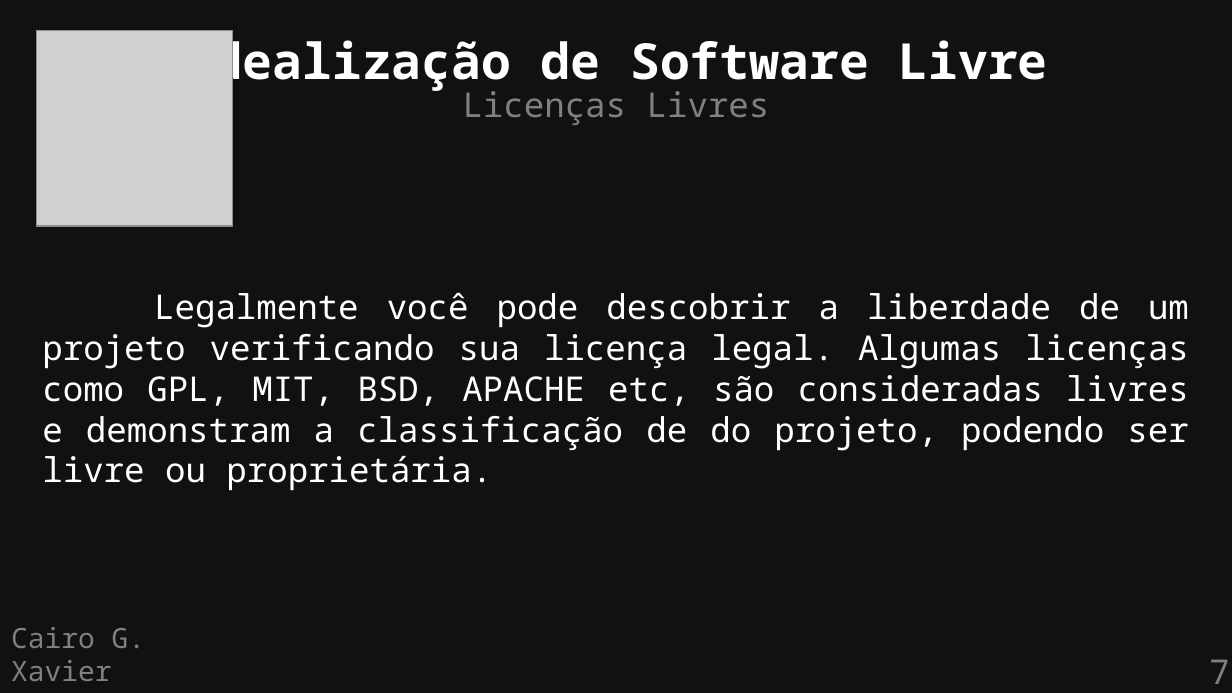
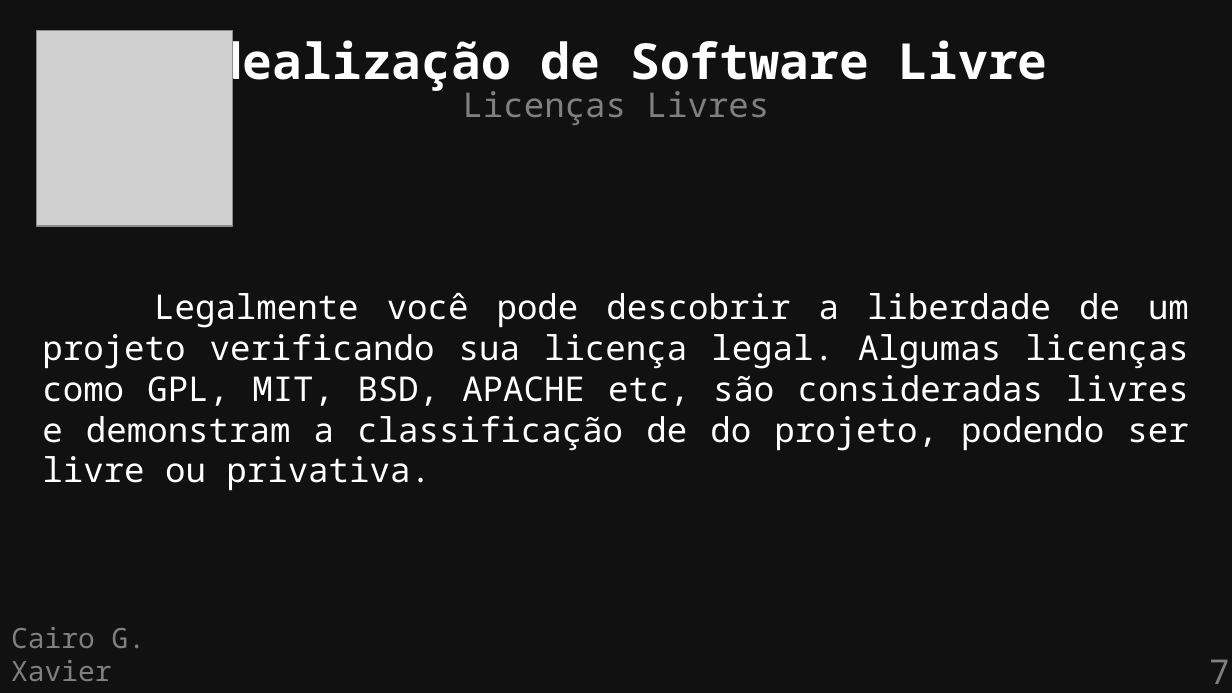
Before and after one commit to cairoGarcia/flisol-2026-ufmg, a slide deck: slide 7 of slides/definicao.odp. Drawn at 1232x693 pixels with LibreOffice and Linux fonts; fonts in the diff are those of the drawing; grey boxes stand for pictures. Boxes give left, top, right and bottom in pixels: in the first picture for what was removed or moved away, otherwise in the second. Text is boxed around its words. In the diff, an @@ line names an element or a change of style, - is before the commit and + after.

```diff
--- a/slides/definicao.odp
+++ b/slides/definicao.odp
@@ text at (42, 293, 1189, 491): text changed @@
-Legalmente você pode descobrir a liberdade de um projeto verificando sua licença legal. Algumas licenças como GPL, MIT, BSD, APACHE etc, são consideradas livres e demonstram a classificação de do projeto, podendo ser livre ou proprietária.
+Legalmente você pode descobrir a liberdade de um projeto verificando sua licença legal. Algumas licenças como GPL, MIT, BSD, APACHE etc, são consideradas livres e demonstram a classificação de do projeto, podendo ser livre ou privativa.
```
Also in this commit, not shown: 9 other slides changed, 2 other files.
